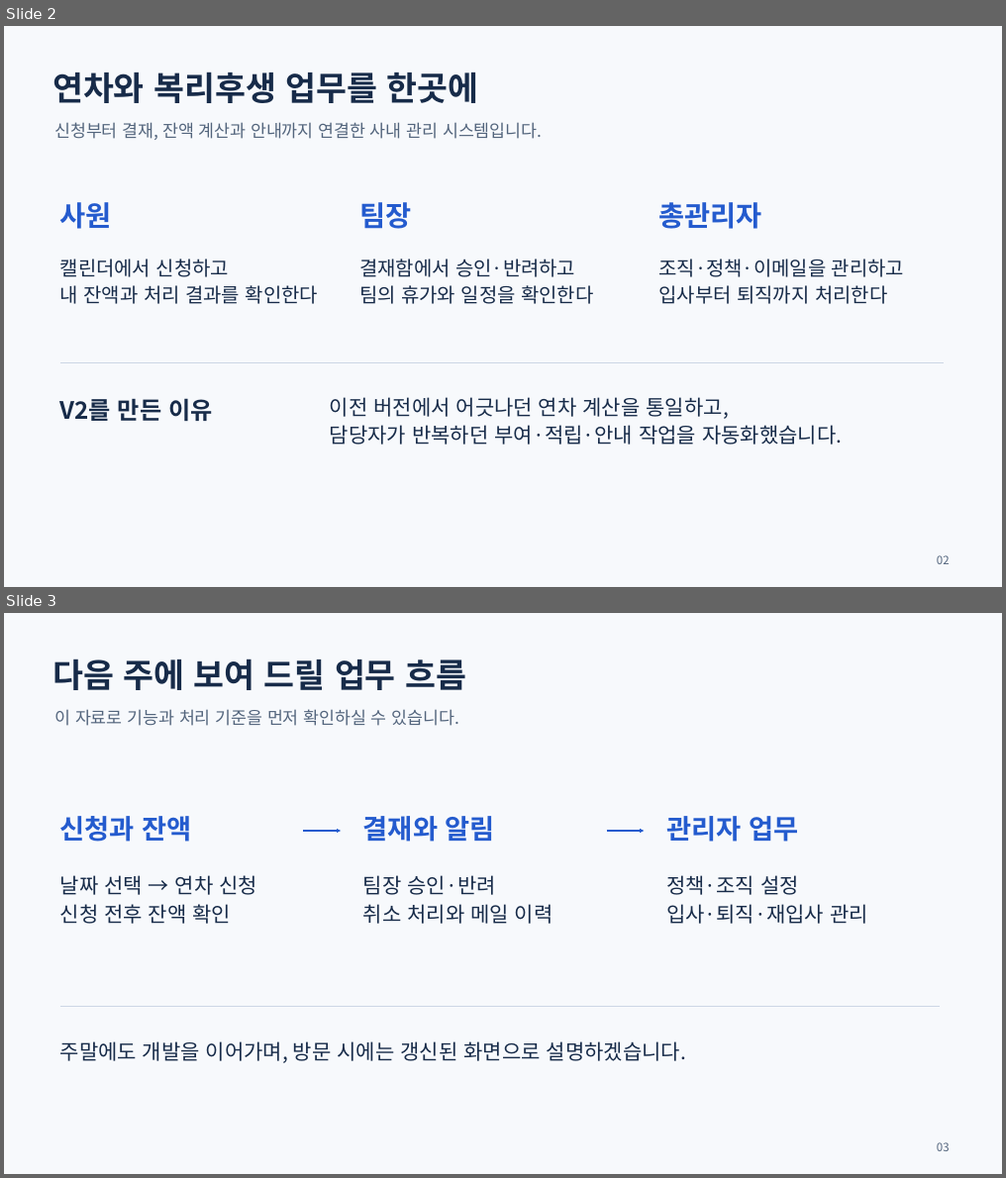
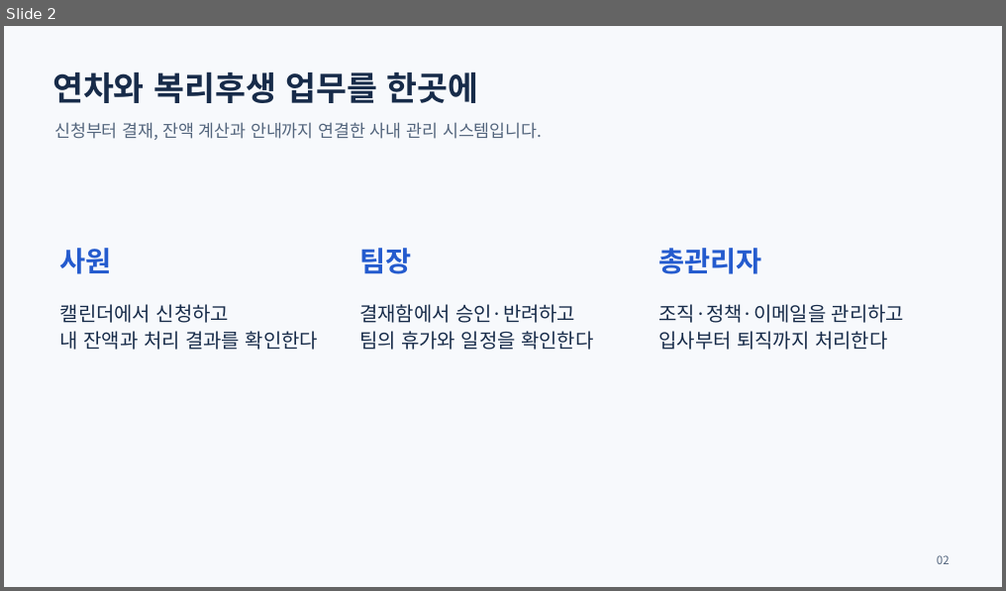
Before and after one commit to yejun9052/mlsoft-first-project, a slide deck: docs/발표자료/연차ON-프로젝트-소개-2026-09-11.pptx. Shown one above the other, each under a label of ours: slides 2 and 3 before the commit, slide 2 after it. The pictures are 1006x1178 and 1006x591 pixels, drawn with LibreOffice and Linux fonts; fonts in the diff are those of the drawing. Boxes give left, top, right and bottom in pixels: in the first picture for what was removed or moved away, otherwise in the second. Text is boxed around its words. In the diff, an @@ line names an element or a change of style, - is before the commit and + after.

```diff
--- a/docs/발표자료/연차ON-프로젝트-소개-2026-09-11.pptx
+++ b/docs/발표자료/연차ON-프로젝트-소개-2026-09-11.pptx
@@ slide 3 removed at [4,613,1002,1174], background #F7F9FC @@
@@ text removed at [53,659,466,690] @@
-다음 주에 보여 드릴 업무 흐름
@@ text removed at [54,709,459,726] @@
-이 자료로 기능과 처리 기준을 먼저 확인하실 수 있습니다.
@@ text removed at [60,816,192,842] @@
-신청과 잔액
@@ text removed at [363,816,495,842] @@
-결재와 알림
@@ text removed at [666,816,798,842] @@
-관리자 업무
@@ arrow removed from (303, 831) to (341, 831) @@
@@ arrow removed from (607, 831) to (645, 831) @@
@@ text removed at [60,875,257,924] @@
-날짜 선택 → 연차 신청
-신청 전후 잔액 확인
@@ text removed at [363,875,553,924] @@
-팀장 승인·반려
-취소 처리와 메일 이력
@@ text removed at [666,875,868,924] @@
-정책·조직 설정
-입사·퇴직·재입사 관리
@@ line removed from (60, 1006) to (940, 1006) @@
@@ text removed at [60,1042,687,1063] @@
-주말에도 개발을 이어가며, 방문 시에는 갱신된 화면으로 설명하겠습니다.
@@ text removed at [937,1143,949,1152] @@
-03
@@ slide 2 changed as well @@
@@ 6 texts: place and size @@
-6 texts at [60,202,904,304]
+6 texts at [60,248,904,350]
@@ line removed from (60, 363) to (944, 363) @@
@@ text removed at [60,398,212,421] @@
-V2를 만든 이유
@@ text removed at [330,397,842,445] @@
-이전 버전에서 어긋나던 연차 계산을 통일하고,
-담당자가 반복하던 부여·적립·안내 작업을 자동화했습니다.
```
Also in this commit, not shown: 20 other slides changed, 2 other files.
